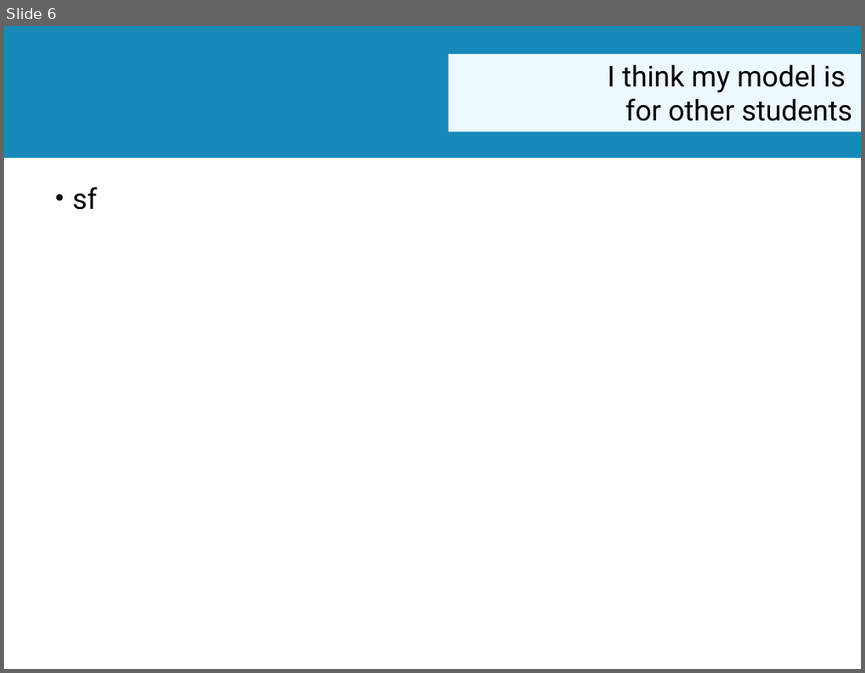
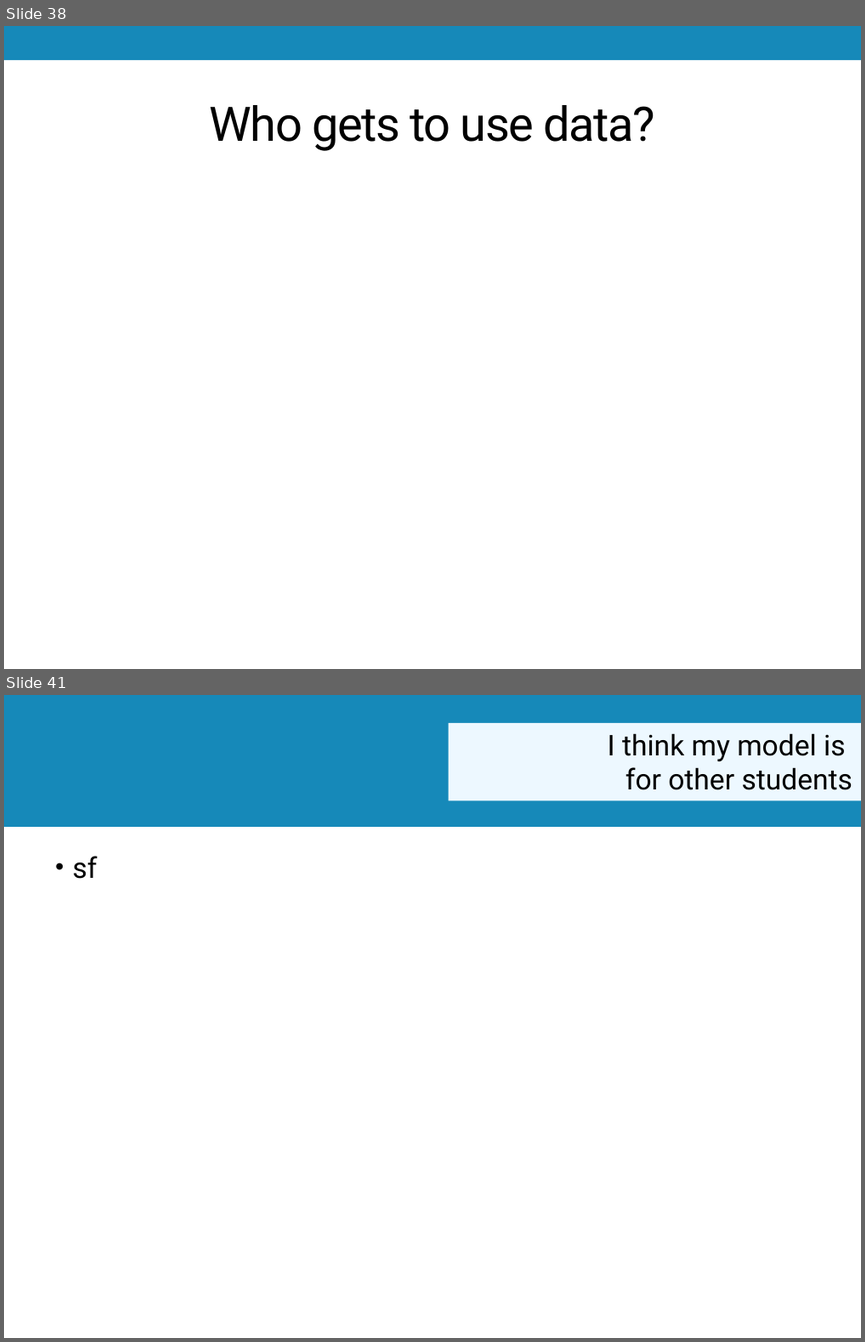
Before and after one commit to jrosen48/job-talk, a slide deck: 2018-1-15-Rosenberg-UT-Knoxville-talk.pptx. Shown one above the other, each under a label of ours: slide 6 before the commit, slides 38 and 41 after it; the slides between them are not shown. The pictures are 865x673 and 865x1342 pixels, drawn with LibreOffice and Linux fonts; fonts in the diff are those of the drawing. Boxes give left, top, right and bottom in pixels: in the first picture for what was removed or moved away, otherwise in the second. Text is boxed around its words. In the diff, an @@ line names an element or a change of style, - is before the commit and + after.

```diff
--- a/2018-1-15-Rosenberg-UT-Knoxville-talk.pptx
+++ b/2018-1-15-Rosenberg-UT-Knoxville-talk.pptx
@@ slide 38 added at [4, 26, 861, 669], background #FFFFFF; not listed: 1 template element that a slide beside it also shows @@
@@ title added at [210, 105, 656, 151], 40 pt, text #000000 @@
+Who gets to use data?
@@ what was slide 6 is now slide 41 @@
```
Also in this commit, not shown: 2 slides changed, 33 other slides added, 2 slides removed, 1 other file.
